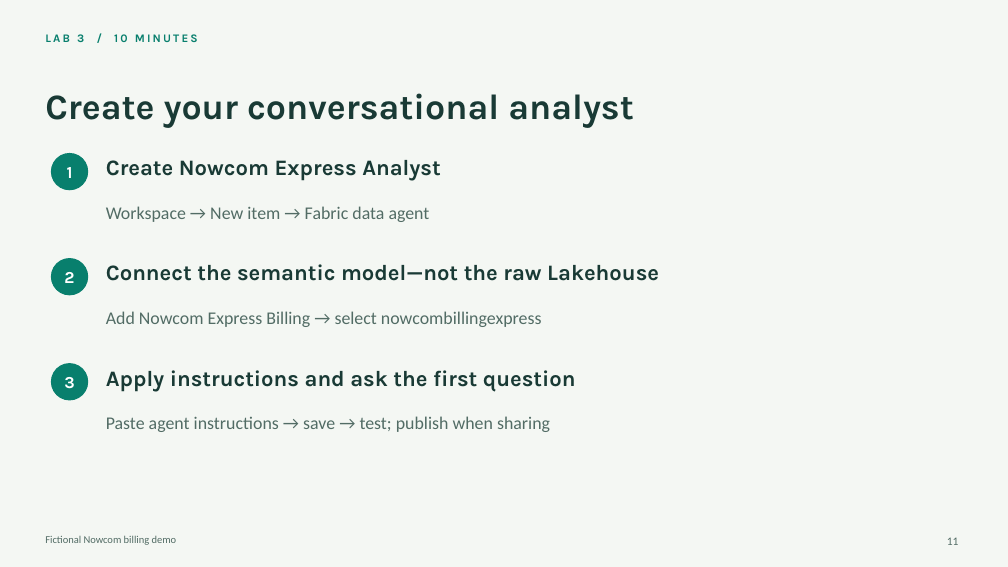
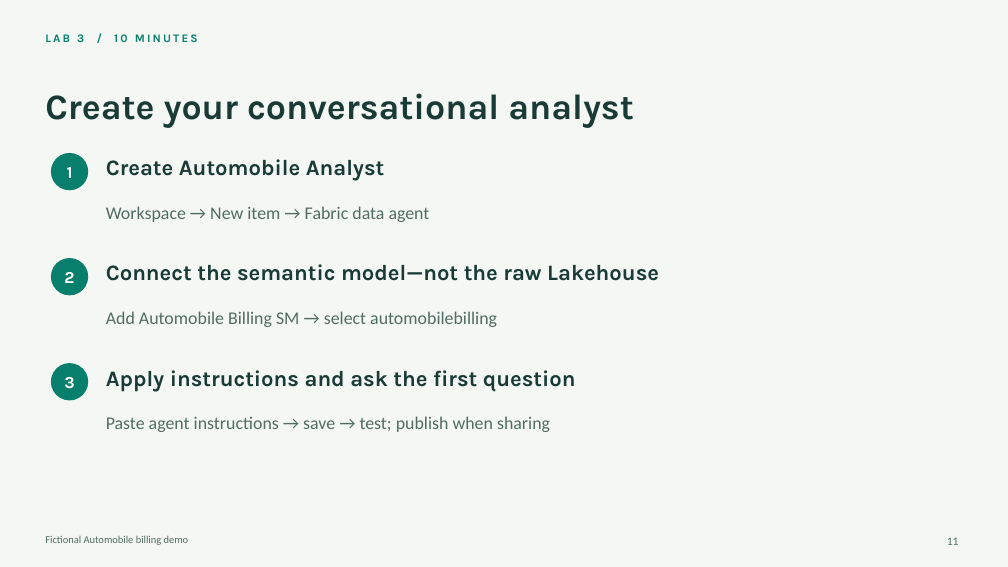
Before and after one commit to krepko7/FabricDataAgents1, a slide deck: slide 11 of workshop-express/Workshop-Express.pptx. Drawn at 1008x567 pixels with LibreOffice and Linux fonts; fonts in the diff are those of the drawing. Boxes give left, top, right and bottom in pixels: in the first picture for what was removed or moved away, otherwise in the second. Text is boxed around its words. In the diff, an @@ line names an element or a change of style, - is before the commit and + after.

```diff
--- a/workshop-express/Workshop-Express.pptx
+++ b/workshop-express/Workshop-Express.pptx
@@ text at box(106, 159, 385, 181): text changed @@
-Create Nowcom Express Analyst
+Create Automobile Analyst
@@ text at box(106, 311, 497, 327): text changed @@
-Add Nowcom Express Billing → select nowcombillingexpress
+Add Automobile Billing SM → select automobilebilling
@@ text at box(45, 536, 189, 545): text changed @@
-Fictional Nowcom billing demo
+Fictional Automobile billing demo
```
Also in this commit, not shown: 19 other slides changed, 11 other files.
